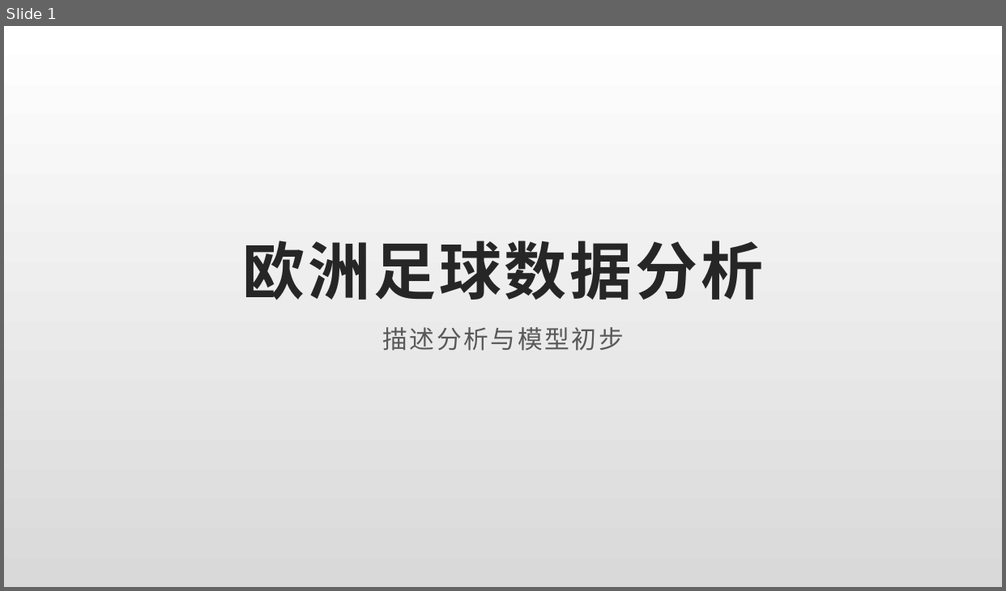
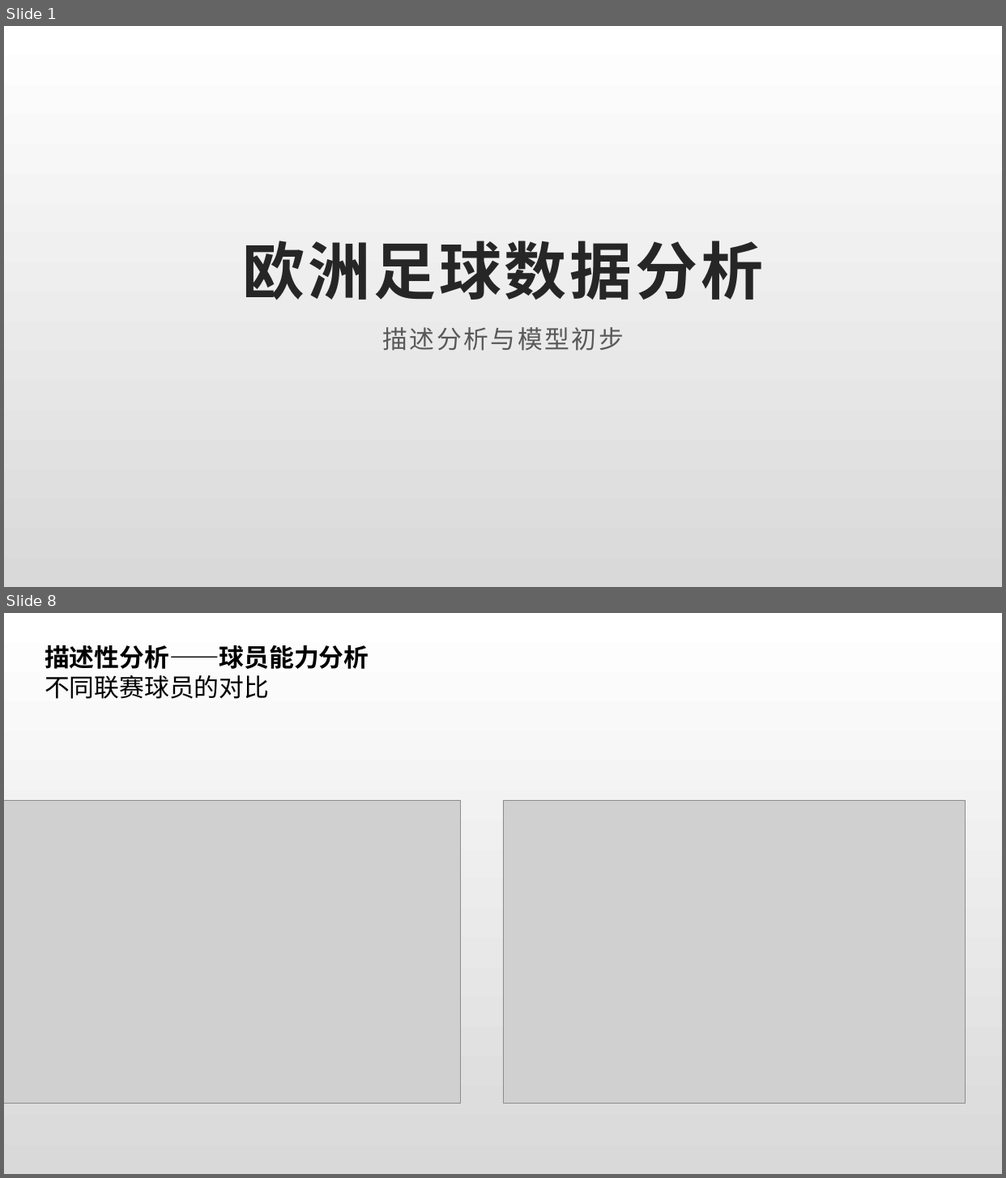
Before and after one commit to rucnyz/soccer, a slide deck: notebooks/欧洲足球展示.pptx. Shown one above the other, each under a label of ours: slide 1 before the commit, slides 1 and 8 after it; the slides between them are not shown. The pictures are 1006x591 and 1006x1178 pixels, drawn with LibreOffice and Linux fonts; fonts in the diff are those of the drawing; grey boxes stand for pictures. Boxes give left, top, right and bottom in pixels: in the first picture for what was removed or moved away, otherwise in the second. Text is boxed around its words. In the diff, an @@ line names an element or a change of style, - is before the commit and + after.

```diff
--- a/notebooks/欧洲足球展示.pptx
+++ b/notebooks/欧洲足球展示.pptx
@@ slide 8 added at (4,613,1002,1174), background gradient #FFFFFF to #D9D9D9 @@
@@ text added at (44,645,368,699), 24 pt, text #000000, bold @@
+描述性分析——球员能力分析
+不同联赛球员的对比
@@ picture added at (4,800,460,1104) @@
@@ picture added at (503,800,966,1103) @@
```
Also in this commit, not shown: 2 slides changed, 22 other slides added, 2 other files.
